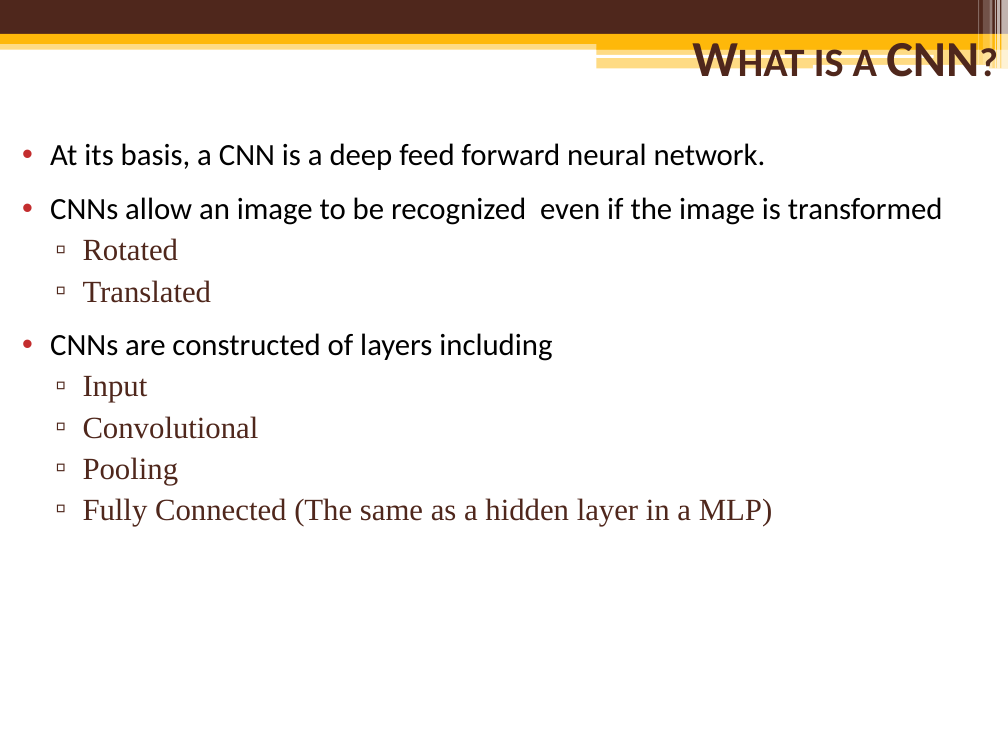
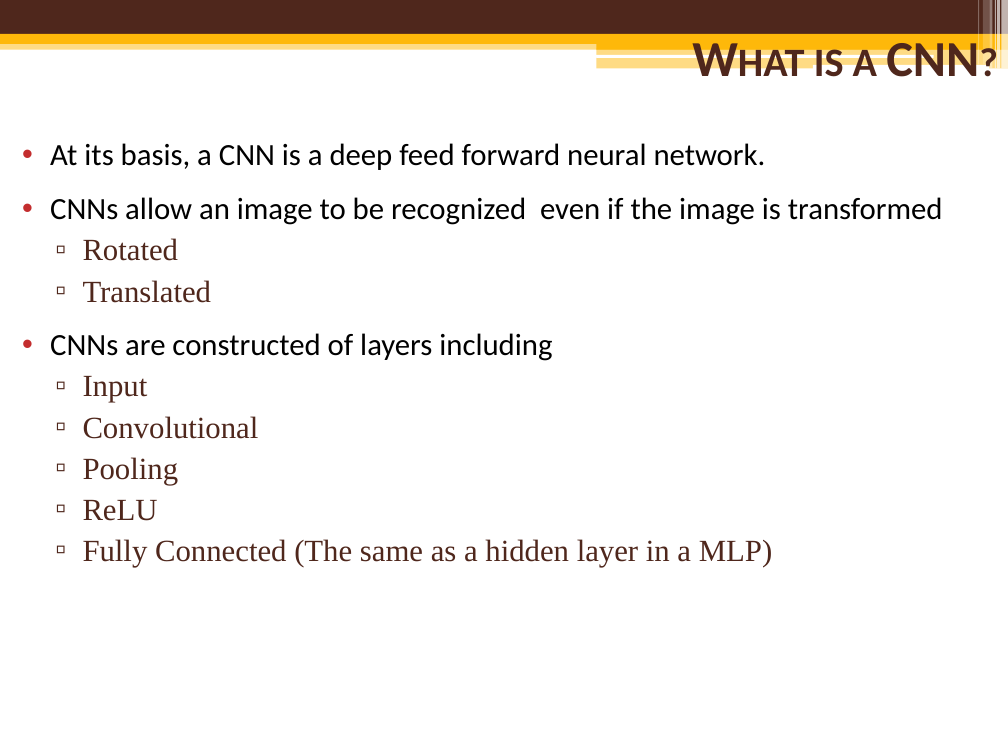
Before and after one commit to mcguires5/MachineLearning1, a slide deck: slide 6 of ConvolutionNeuralNetwork.pptx. Drawn at 1008x756 pixels with LibreOffice and Linux fonts; fonts in the diff are those of the drawing; background and template pictures are left out. Boxes give left, top, right and bottom in pixels: in the first picture for what was removed or moved away, otherwise in the second. Text is boxed around its words. In the diff, an @@ line names an element or a change of style, - is before the commit and + after.

```diff
--- a/ConvolutionNeuralNetwork.pptx
+++ b/ConvolutionNeuralNetwork.pptx
@@ text at [83,500,158,521]: paragraph added @@
+  ▫ ReLU
```
Also in this commit, not shown: 7 other slides changed, 3 slides added, 4 slides removed.
